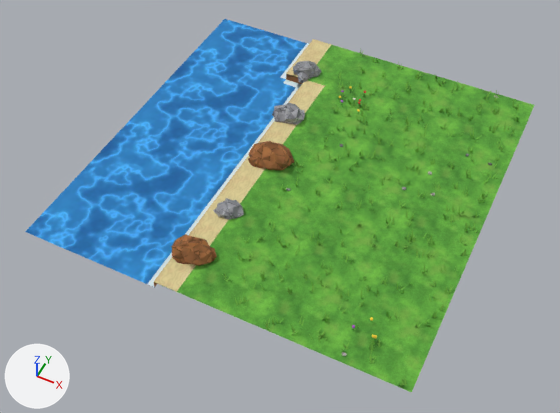
The glTF model assets/models/town_b/chunk_0_0.glb: old version first, new version second.
One viewpoint serves both versions: a 50 mm camera at (17.7, -29.1, 23.1) aimed at (8.6, -10.8, 0.2). Arrows for +X, +Y and +Z are at lower left; the lights stay in place. The first picture is the older version. Vertices at exactly the same position are counted once.

Objects in the first picture: 'chunk_0_0'.
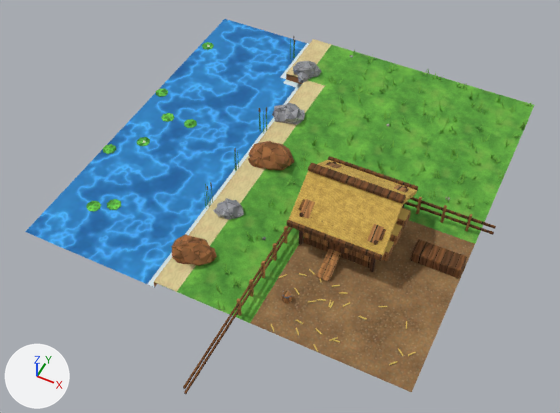
The change, as a list of edits to the scene's bpy script:
```text
Add mat_wood:
    mat_wood = bpy.data.materials.new('wood')
    # uses the picture img_wood
Add mat_trunk:
    mat_trunk = bpy.data.materials.new('trunk')
    # uses the picture img_trunk
Add mat_leaf_c:
    mat_leaf_c = bpy.data.materials.new('leaf_c')
    # uses the picture img_leaf_c
Add mat_dirt:
    mat_dirt = bpy.data.materials.new('dirt')
    # uses the picture img_dirt
Add mat_wood_dark:
    mat_wood_dark = bpy.data.materials.new('wood_dark')
    # uses the picture img_wood_dark
Add mat_glass:
    mat_glass = bpy.data.materials.new('glass')
    # nodes: BsdfPrincipled, Mix, OutputMaterial, VertexColor
    # colours: blue #6aa4cf, mixed with the vertex colours
Add mat_straw:
    mat_straw = bpy.data.materials.new('straw')
    # nodes: BsdfPrincipled, Mix, OutputMaterial, VertexColor
    # colours: yellow #d9bb62, mixed with the vertex colours
Add mat_timber:
    mat_timber = bpy.data.materials.new('timber')
    # uses the picture img_timber
Add mat_roof_thatch:
    mat_roof_thatch = bpy.data.materials.new('roof_thatch')
    # uses the picture img_roof_thatch
Change me_chunk_0_0:
    remove me_chunk_0_0.from_pydata(...)  # 6617 vertices, 7563 faces; spans x 0.0..16.0, y -16.0..0.0, z -0.5..0.8
    add me_chunk_0_0.from_pydata(...)  # 6158 vertices, 8784 faces; spans x 0.0..16.5, y -19.5..0.1, z -0.5..2.8
    me_chunk_0_0 part 1: a new loose piece, a box spanning x 13.45..13.55, y -8.55..-8.45, z 0.0..0.9, in mat_wood
    me_chunk_0_0 part 2: a new loose piece, a box spanning x 14.45..14.55, y -8.55..-8.45, z 0.0..0.9, in mat_wood
    me_chunk_0_0 part 3: a new loose piece, a box spanning x 9.45..9.55, y -13.133..-13.033, z 0.0..0.9, in mat_wood
    me_chunk_0_0 part 4: a new loose piece, a box spanning x 9.45..9.55, y -14.967..-14.867, z 0.0..0.9, in mat_wood
    me_chunk_0_0 part 5: a new loose piece, a box spanning x 9.45..9.55, y -15.883..-15.783, z 0.0..0.9, in mat_wood
    me_chunk_0_0 part 6: a new loose piece, a box spanning x 9.5..16.5, y -8.53..-8.47, z 0.65..0.75, in mat_wood_dark
    me_chunk_0_0 part 7: a new loose piece, a box spanning x 9.5..16.5, y -8.53..-8.47, z 0.3..0.4, in mat_wood_dark
    me_chunk_0_0 part 8: a new loose piece, a box spanning x 9.47..9.53, y -19.5..-8.5, z 0.65..0.75, in mat_wood_dark
    me_chunk_0_0 part 9: a new loose piece, a box spanning x 9.47..9.53, y -19.5..-8.5, z 0.3..0.4, in mat_wood_dark
    me_chunk_0_0 part 10: a new loose piece, a box spanning x 9.65..13.35, y -8.71..-8.59, z 1.34..1.54, in mat_wood_dark
    me_chunk_0_0 part 11: a new loose piece, a box spanning x 9.65..13.35, y -12.41..-12.29, z 1.34..1.54, in mat_wood_dark
    me_chunk_0_0 part 12: a new loose piece, a box spanning x 11.26..11.74, y -12.09..-11.97, z 0.5..1.24, in mat_wood_dark
    me_chunk_0_0 part 13: 941 loose pieces with 3027 vertices, spanning x 7.2..16.0, y -16.0..0.0, z 0.0..0.4, are deleted
    me_chunk_0_0 part 14: 48 vertices moved within x 8.2..15.7, y -14.3..-0.4, z 0.0..0.4; 248 vertices removed from x 8.0..15.7, y -15.6..-0.4, z -0.1..0.4; 2584 vertices added at x 0.0..16.0, y -16.0..0.1, z -0.3..2.8
    me_chunk_0_0 part 15: 1344 faces spanning x 10.0..16.0, y -16.0..-9.0, z 0.0 switch from mat_grass_a to mat_dirt
    other edits to the shape of me_chunk_0_0 do not show in these pictures
    remove me_chunk_0_0.materials.append(mat_flower_y)
    remove me_chunk_0_0.materials.append(mat_flower_r)
    remove me_chunk_0_0.materials.append(mat_flower_p)
    add me_chunk_0_0.materials.append(mat_wood)
    add me_chunk_0_0.materials.append(mat_wood_dark)
    add me_chunk_0_0.materials.append(mat_leaf_c)
    add me_chunk_0_0.materials.append(mat_trunk)
    add me_chunk_0_0.materials.append(mat_timber)
    add me_chunk_0_0.materials.append(mat_glass)
    add me_chunk_0_0.materials.append(mat_straw)
    add me_chunk_0_0.materials.append(mat_roof_thatch)
```

Location of each change, [x1, y1, x2, y2] in pixels of the pictures (560 x 413 px):
'chunk_0_0', reshaped
    before: [26, 19, 534, 392]
    after: [26, 19, 534, 394]
part 1 of me_chunk_0_0, added
    after: [416, 197, 422, 214]
part 2 of me_chunk_0_0, added
    after: [440, 205, 447, 223]
part 3 of me_chunk_0_0, added
    after: [273, 243, 277, 261]
part 4 of me_chunk_0_0, added
    after: [249, 279, 254, 297]
part 5 of me_chunk_0_0, added
    after: [237, 298, 242, 316]
part 6 of me_chunk_0_0, added
    after: [410, 197, 496, 229]
part 7 of me_chunk_0_0, added
    after: [404, 202, 494, 235]
part 8 of me_chunk_0_0, added
    after: [183, 226, 290, 389]
part 9 of me_chunk_0_0, added
    after: [184, 227, 292, 394]
part 10 of me_chunk_0_0, added
    after: [328, 156, 418, 191]
part 11 of me_chunk_0_0, added (brown)
    after: [287, 220, 382, 261]
part 12 of me_chunk_0_0, added
    after: [329, 242, 342, 253]
part 13 of me_chunk_0_0, deleted
    before: [222, 50, 520, 387]
part 14 of me_chunk_0_0, built on
    before: [258, 66, 516, 335]
    after: [86, 36, 532, 365]
part 15 of me_chunk_0_0, recoloured (green to brown)
    before: [250, 192, 475, 392]
    after: [250, 220, 475, 392]
